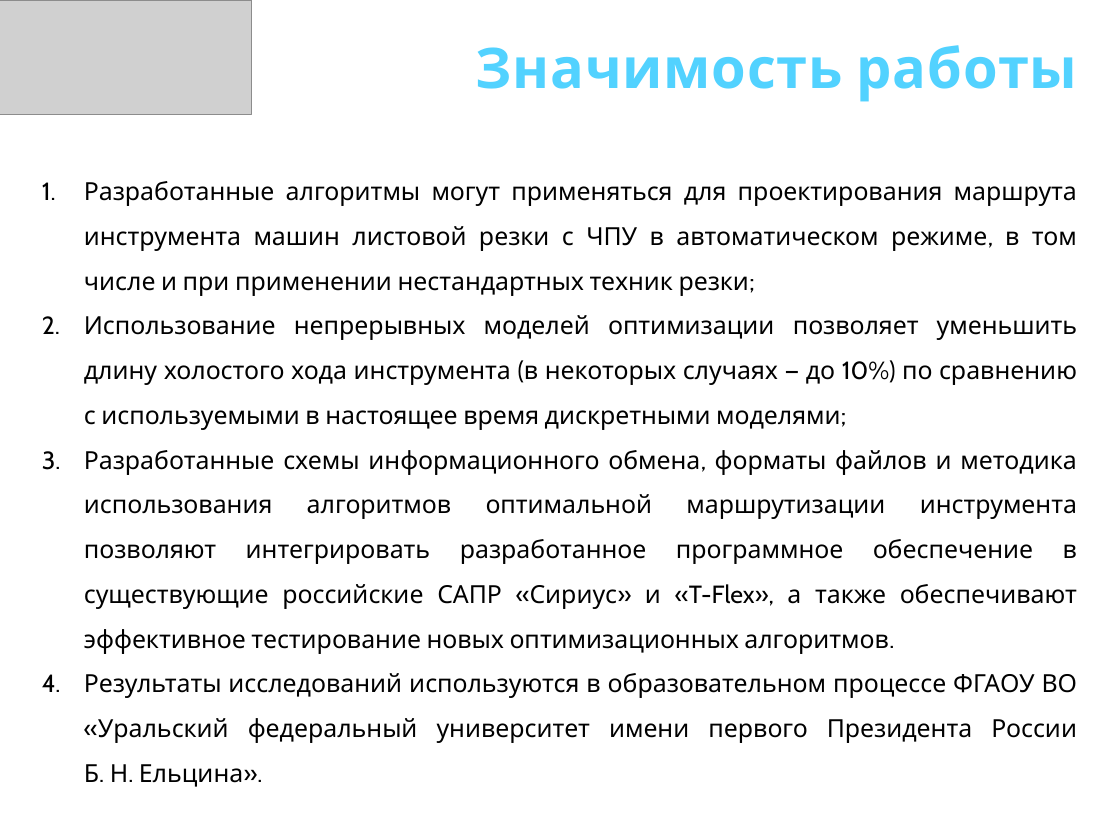
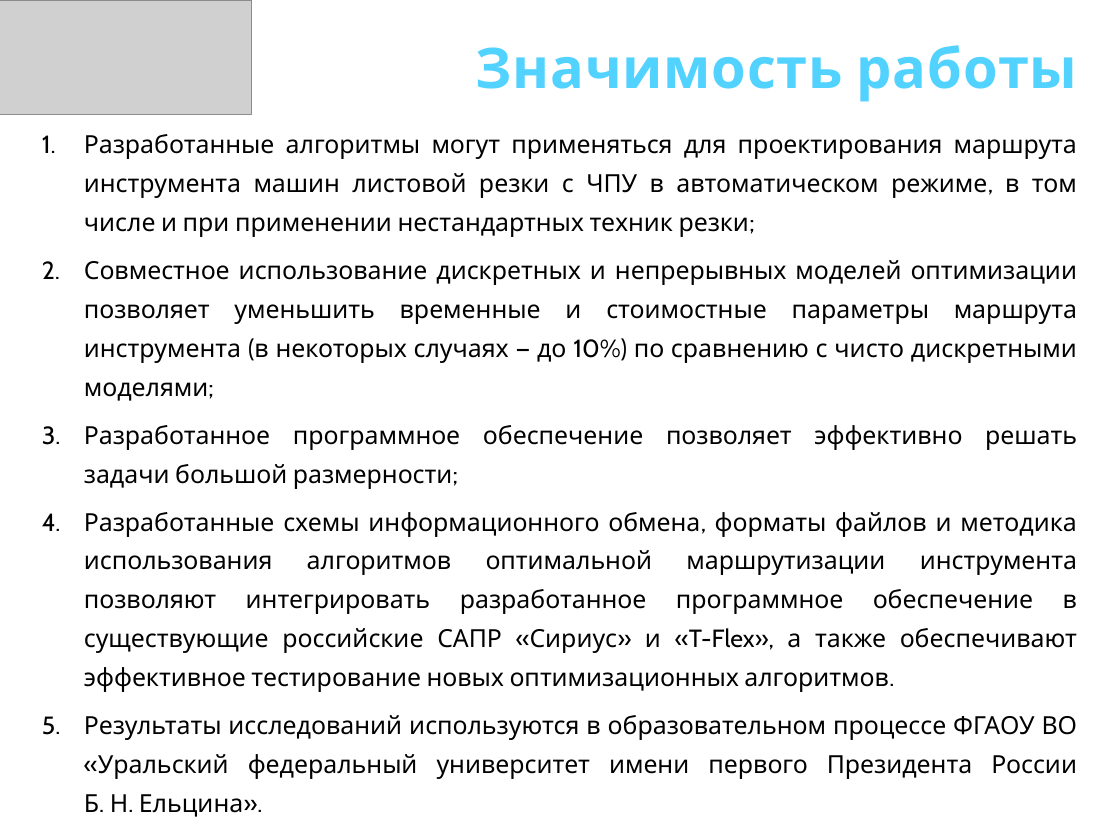
Before and after one commit to ukoloff/these, a slide deck: slide 5 of docx/К заседанию/30 Доклад.pptx. Drawn at 1120x840 pixels with LibreOffice and Linux fonts; fonts in the diff are those of the drawing; grey boxes stand for pictures. Boxes give left, top, right and bottom in pixels: in the first picture for what was removed or moved away, otherwise in the second. Text is boxed around its words. In the diff, an @@ line names an element or a change of style, - is before the commit and + after.

```diff
--- a/docx/К заседанию/30 Доклад.pptx
+++ b/docx/К заседанию/30 Доклад.pptx
@@ text "Разработанные алгоритмы могут применяться для ...": place and size @@
-text "Разработанные алгоритмы могут применяться для ..." at [84,181,1077,787]
+text "Разработанные алгоритмы могут применяться для ..." at [84,134,1077,779]
@@ text at [84,134,1077,779]: line spacing 1.5 to 1.3; more space between paragraphs; less space between paragraphs @@
@@ text at [84,260,1077,489]: text changed @@
-2. Использование непрерывных моделей оптимизации позволяет уменьшить длину холостого хода инструмента (в некоторых случаях — до 10%) по сравнению с используемыми в настоящее время дискретными моделями;
+2. Совместное использование дискретных и непрерывных моделей оптимизации позволяет уменьшить временные и стоимостные параметры маршрута инструмента (в некоторых случаях — до 10%) по сравнению с чисто дискретными моделями;
+3. Разработанное программное обеспечение позволяет эффективно решать задачи большой размерности;
```
Also in this commit, not shown: 2 other slides changed.
